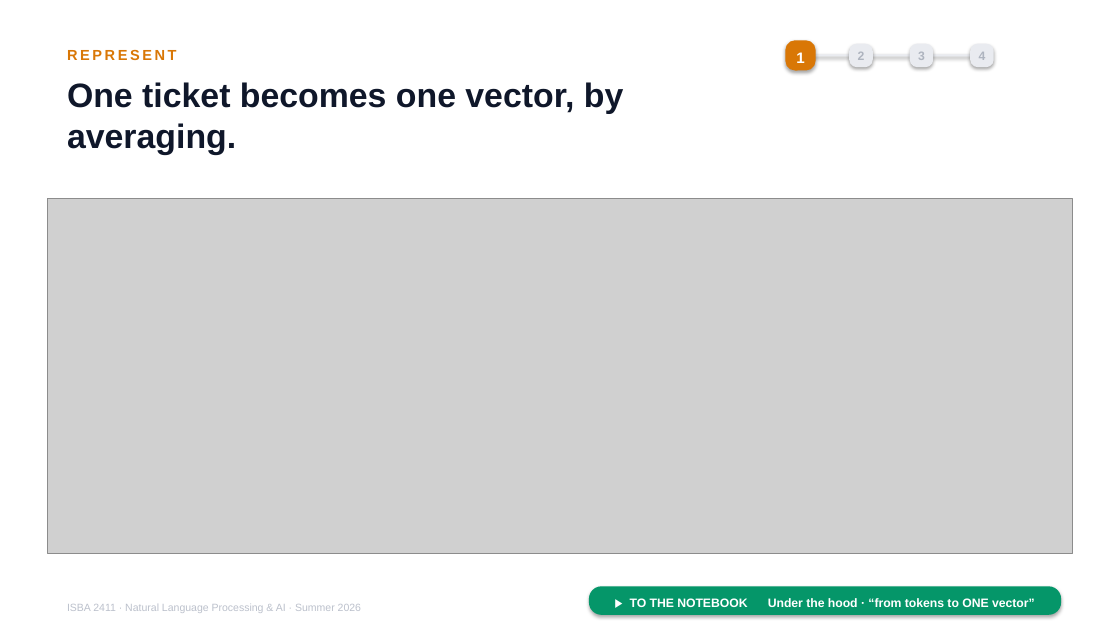
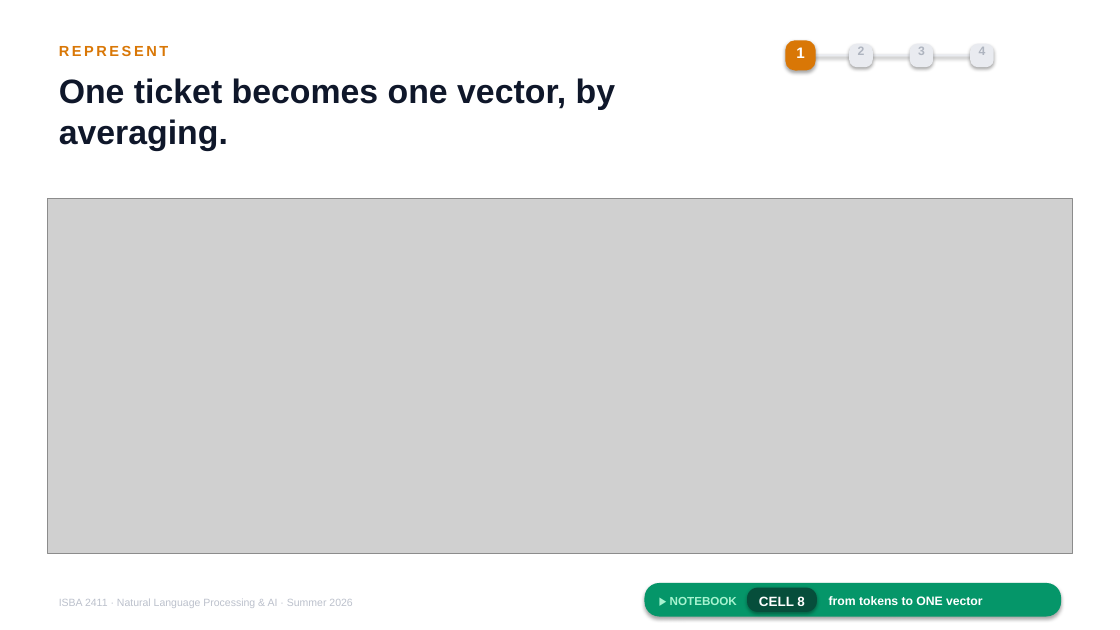
Before and after one commit to JulesMalin/isba2411-nlp, a slide deck: slide 8 of Week 7/L13_Support_Copilot.pptx. Drawn at 1120x630 pixels with LibreOffice and Linux fonts; fonts in the diff are those of the drawing; grey boxes stand for pictures. Boxes give left, top, right and bottom in pixels: in the first picture for what was removed or moved away, otherwise in the second. Text is boxed around its words. In the diff, an @@ line names an element or a change of style, - is before the commit and + after.

```diff
--- a/Week 7/L13_Support_Copilot.pptx
+++ b/Week 7/L13_Support_Copilot.pptx
@@ 7 texts: place and size @@
-7 texts at (67, 50, 986, 613)
+7 texts at (59, 46, 986, 608)
@@ rounded rectangle: place and size @@
-rounded rectangle at (589, 586, 1061, 615)
+rounded rectangle at (644, 583, 1061, 617)
@@ text added at (670, 597, 737, 605), 10 pt, text #A7F3D0, bold @@
+▶ NOTEBOOK
@@ rounded rectangle added at (747, 588, 817, 613), fill #064E3B @@
@@ text added at (759, 595, 804, 609), 11.5 pt, text #FFFFFF, bold @@
+CELL 8
@@ text at (829, 596, 983, 605): text changed @@
-▶ TO THE NOTEBOOK Under the hood · “from tokens to ONE vector”
+from tokens to ONE vector
```
Also in this commit, not shown: 16 other slides changed.
